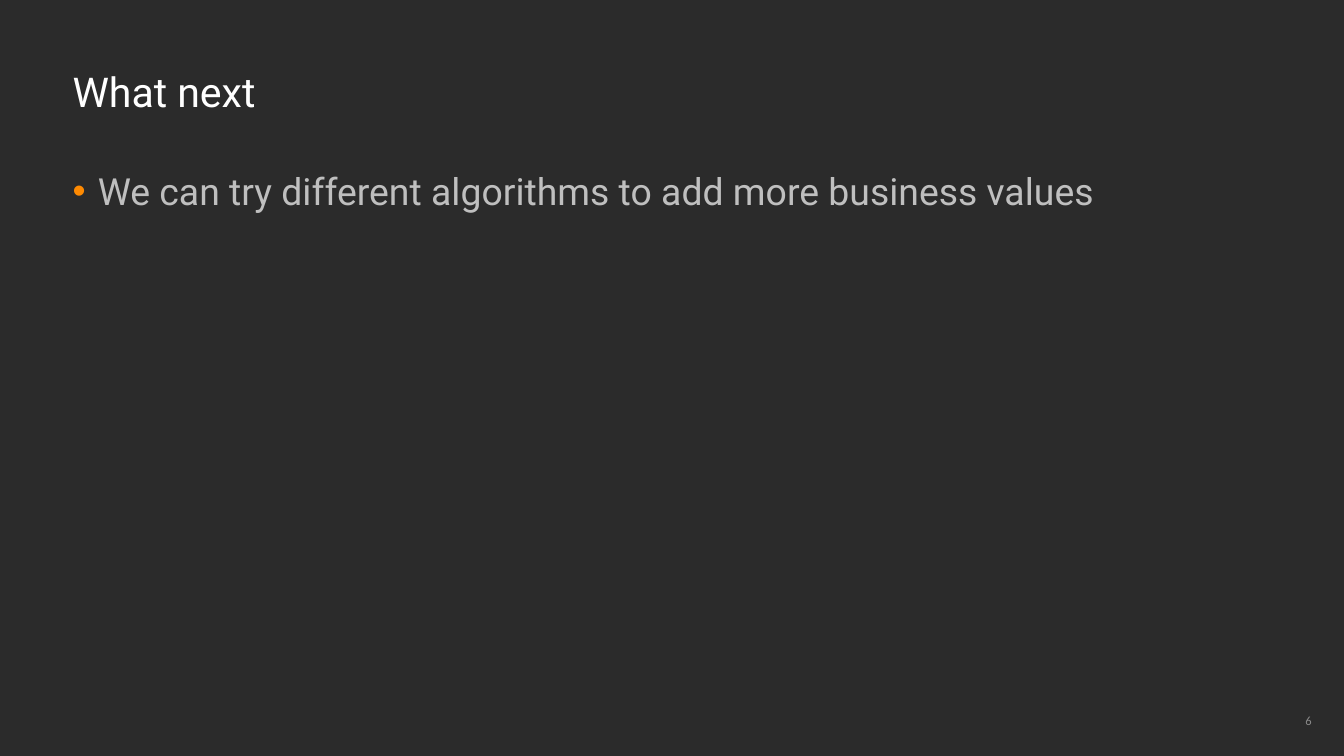
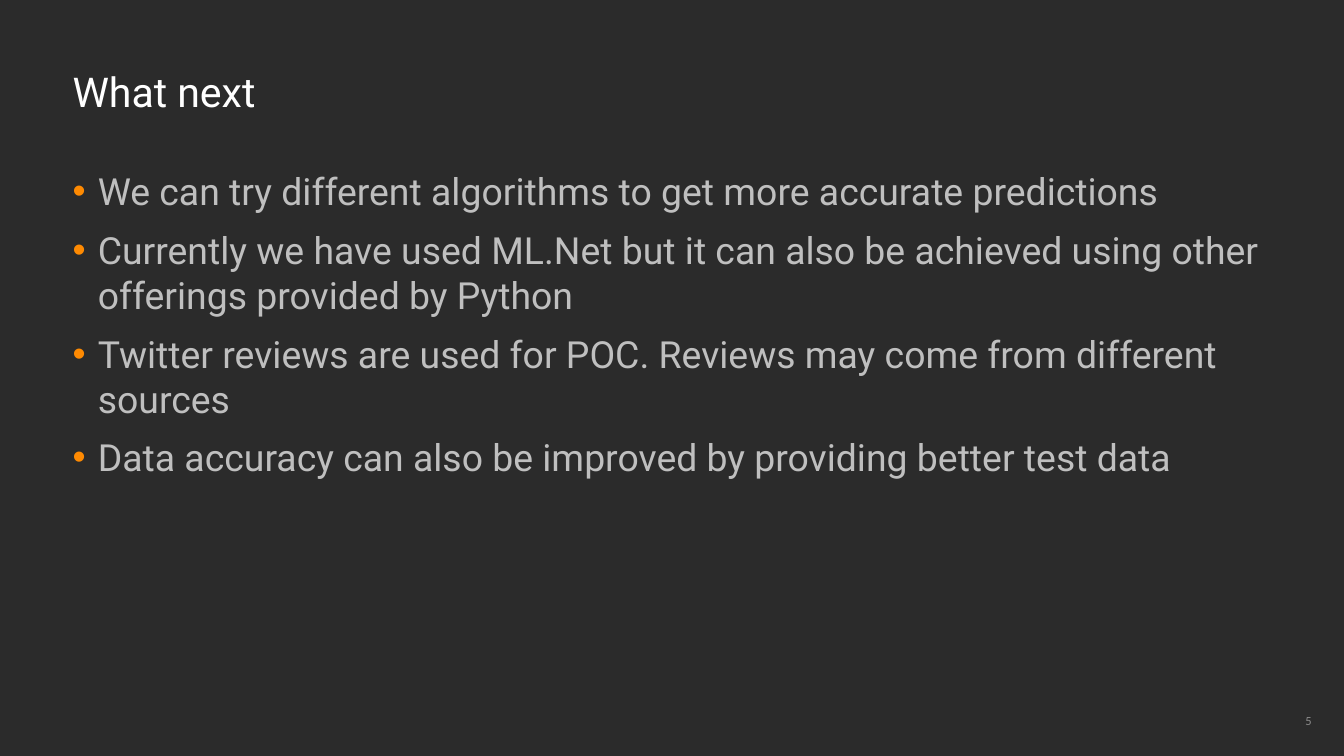
Before and after one commit to sumitkadu/ReviewAnalyzer, a slide deck: slide 5 of Review and analysis.pptx (slide 6 before the commit). Drawn at 1344x756 pixels with LibreOffice and Linux fonts; fonts in the diff are those of the drawing; background and template pictures are left out; a plain dark background stands for a picture behind light text. Boxes give left, top, right and bottom in pixels: in the first picture for what was removed or moved away, otherwise in the second. Text is boxed around its words. In the diff, an @@ line names an element or a change of style, - is before the commit and + after.

```diff
--- a/Review and analysis.pptx
+++ b/Review and analysis.pptx
@@ text at [98,176,1259,479]: text changed @@
-• We can try different algorithms to add more business values
+• We can try different algorithms to get more accurate predictions
+• Currently we have used ML.Net but it can also be achieved using other offerings provided by Python
+• Twitter reviews are used for POC. Reviews may come from different sources
+• Data accuracy can also be improved by providing better test data
```
Also in this commit, not shown: 3 other slides changed, 1 slide removed.
